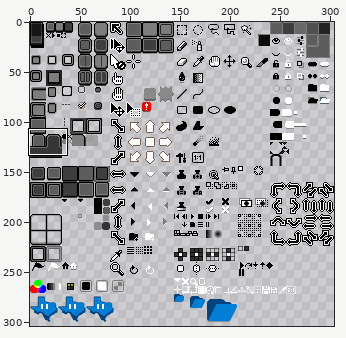
Edited in one commit: sprite sheet (data/extensions/tekisasu-theme/sheet.png). The first picture is a wide view before the edit; the outline marks the close-up.
Close-up. First the earlier version:
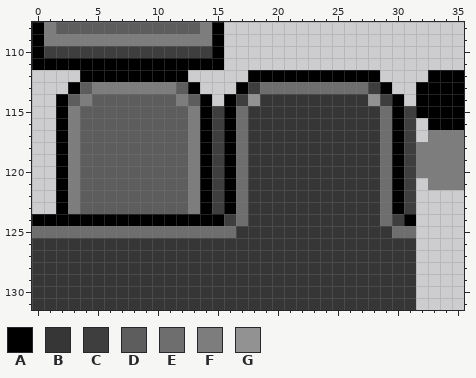
The file is 304x304 pixels. Pixels under 10% opacity are left out. Colours within 5 levels of each other are drawn and written as one. Shown: x 0..35, y 108..131.
Palette (. is transparent): A #000000  B #363636  C #3e3e3e  D #5d5d5d  E #6e6e6e  F #7d7d7d  G #929292
Pixels before, first column x 0:
108 AFDDDDDDDDDDDDFA....................
109 AFFFFFFFFFFFFFFA....................
110 ACCCCCCCCCCCCCCA....................
111 AAAAAAAAAAAAAAAA....................
112 ....AAAAAAAAA.....AAAAAAAAAAA....AAA
113 ...ADFFFFFFFDA...ACEEEEEEEEECA..AAAA
114 ..ADFDDDDDDDFDA.ACGBBBBBBBBBGCA.AAAA
115 ..AFDDDDDDDDDFACAEBBBBBBBBBBBEACAAAA
116 ..AFDDDDDDDDDFACAEBBBBBBBBBBBEAC.AAA
117 ..AFDDDDDDDDDFACAEBBBBBBBBBBBEAC.FFF
118 ..AFDDDDDDDDDFACAEBBBBBBBBBBBEACFFFF
119 ..AFDDDDDDDDDFACAEBBBBBBBBBBBEACFFFF
120 ..AFDDDDDDDDDFACAEBBBBBBBBBBBEACFFFF
121 ..AFDDDDDDDDDFACAEBBBBBBBBBBBEAC.FFF
122 ..AFDDDDDDDDDFACAEBBBBBBBBBBBEAC....
123 ..AFDDDDDDDDDFACAEBBBBBBBBBBBEAC....
124 AAAAAAAAAAAAAAAACEBBBBBBBBBBBECA....
125 EEEEEEEEEEEEEEEEEBBBBBBBBBBBBBEE....
126 BBBBBBBBBBBBBBBBBBBBBBBBBBBBBBBB....
127 BBBBBBBBBBBBBBBBBBBBBBBBBBBBBBBB....
128 BBBBBBBBBBBBBBBBBBBBBBBBBBBBBBBB....
129 BBBBBBBBBBBBBBBBBBBBBBBBBBBBBBBB....
130 BBBBBBBBBBBBBBBBBBBBBBBBBBBBBBBB....
131 BBBBBBBBBBBBBBBBBBBBBBBBBBBBBBBB....
Now the later version:
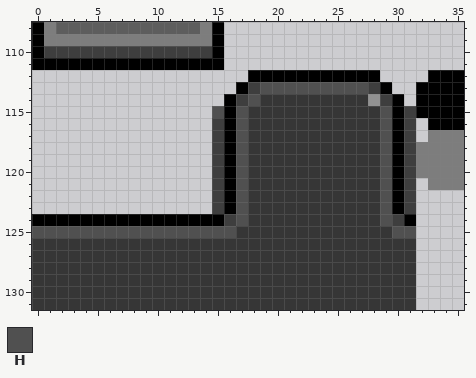
Colours new in this view: H #505050
From the commit log: Remove unselect tab from UI toolkit sprite sheet
Diff:
y 112: x 4..12 AAAAAAAAA -> .........
y 113: x 3..13 ADFFFFFFFDA -> ...........; x 19..27 EEEEEEEEE -> HHHHHHHHH
y 114: x 2..14 ADFDDDDDDDFDA -> .............; x 18 G -> H
y 115: x 2..15 AFDDDDDDDDDFAC -> .............H; x 17 E -> H; x 29 E -> H
y 116..123: x 2..14 AFDDDDDDDDDFA -> .............; x 17 E -> H; x 29 E -> H
y 124: x 17 E -> H; x 29 E -> H
y 125: x 0..16 EEEEEEEEEEEEEEEEE -> HHHHHHHHHHHHHHHHH; x 30..31 EE -> HH
Changed places in both close-ups, as pixel boxes (x1, y1, x2, y2):
changed: (32, 70, 416, 238)
